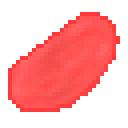
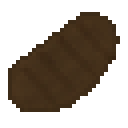
Two versions of the same layered image (128px x 128px). Layer-by-layer changes:
added layer "mobs_meat.png" above "steak" over [8, 12, 120, 112]
hid "steak" over [8, 12, 120, 112]
